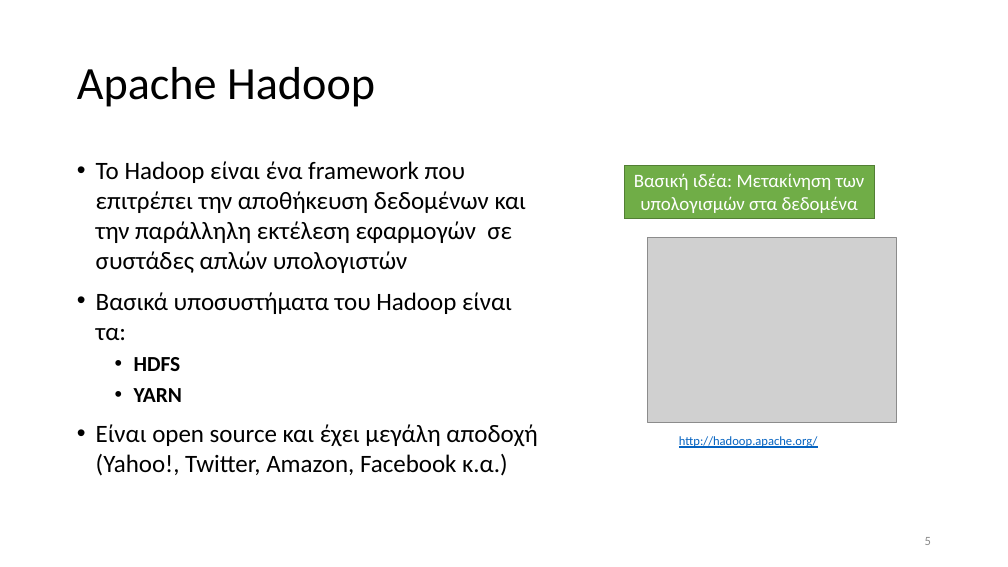
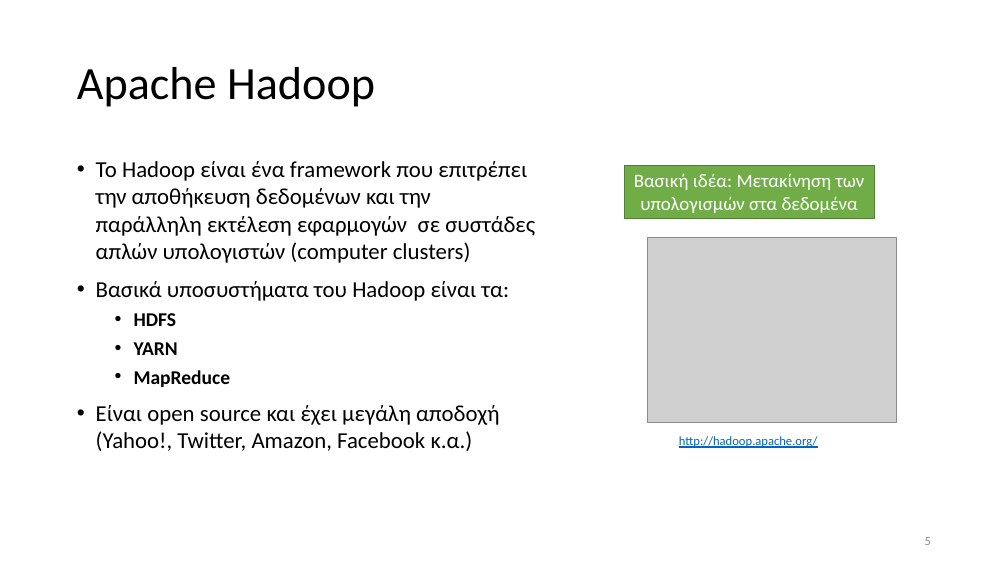
Before and after one commit to chgogos/big_data, a slide deck: slide 5 of 03. Apache Hadoop-Map Reduce.pptx. Drawn at 1008x567 pixels with LibreOffice and Linux fonts; fonts in the diff are those of the drawing; grey boxes stand for pictures. Boxes give left, top, right and bottom in pixels: in the first picture for what was removed or moved away, otherwise in the second. Text is boxed around its words. In the diff, an @@ line names an element or a change of style, - is before the commit and + after.

```diff
--- a/03. Apache Hadoop-Map Reduce.pptx
+++ b/03. Apache Hadoop-Map Reduce.pptx
@@ text at box(96, 161, 535, 263): text changed; size 23.8 to 21.7 pt @@
-• Το Hadoop είναι ένα framework που επιτρέπει την αποθήκευση δεδομένων και την παράλληλη εκτέλεση εφαρμογών σε συστάδες απλών υπολογιστών
+• Το Hadoop είναι ένα framework που επιτρέπει την αποθήκευση δεδομένων και την παράλληλη εκτέλεση εφαρμογών σε συστάδες απλών υπολογιστών (computer clusters)
@@ text at box(96, 281, 509, 451): size 23.8 to 21.7 pt in "Βασικά υποσυστήματα του Hadoop είναι τα:", "Είναι open source και έχει μεγάλη αποδοχή ..."; size 20.4 to 18.6 pt in "HDFS", "YARN" @@
@@ text at box(134, 370, 231, 387): paragraph added @@
+  • MapReduce
```
Also in this commit, not shown: 11 other slides changed, 9 other files.
